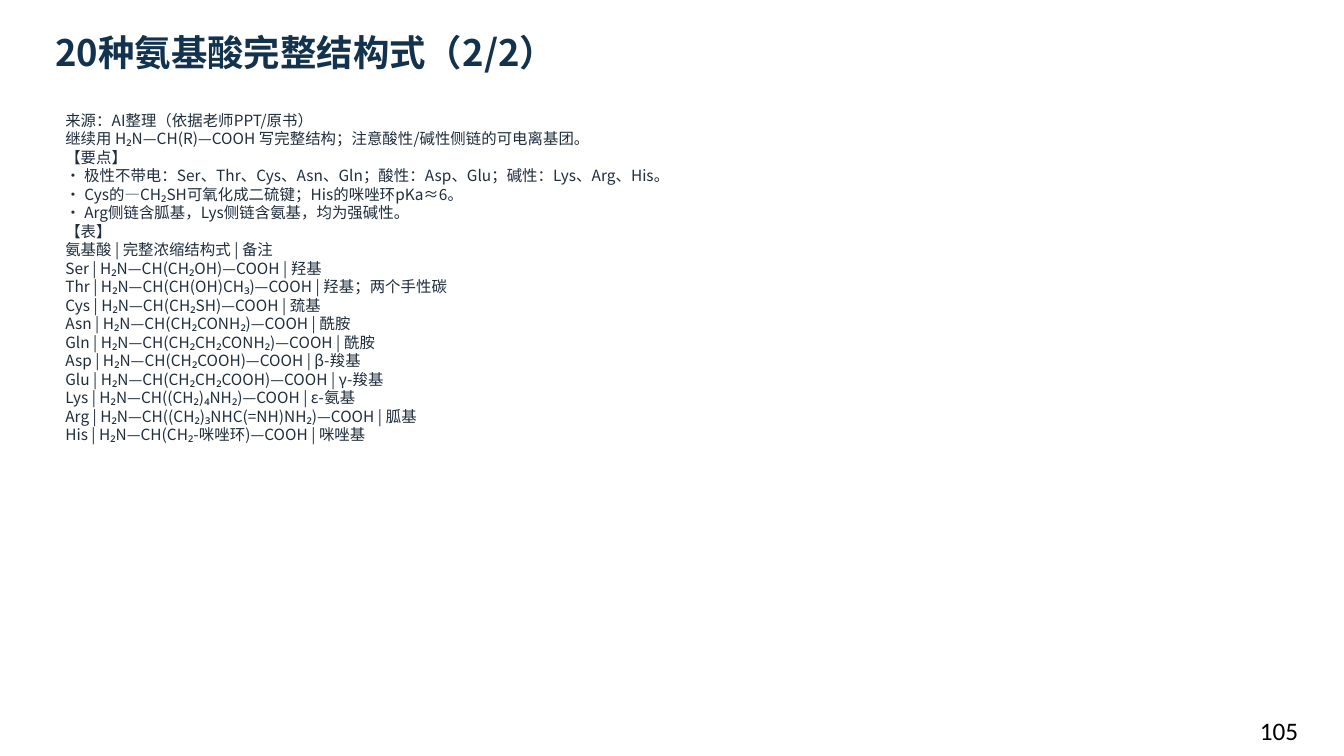
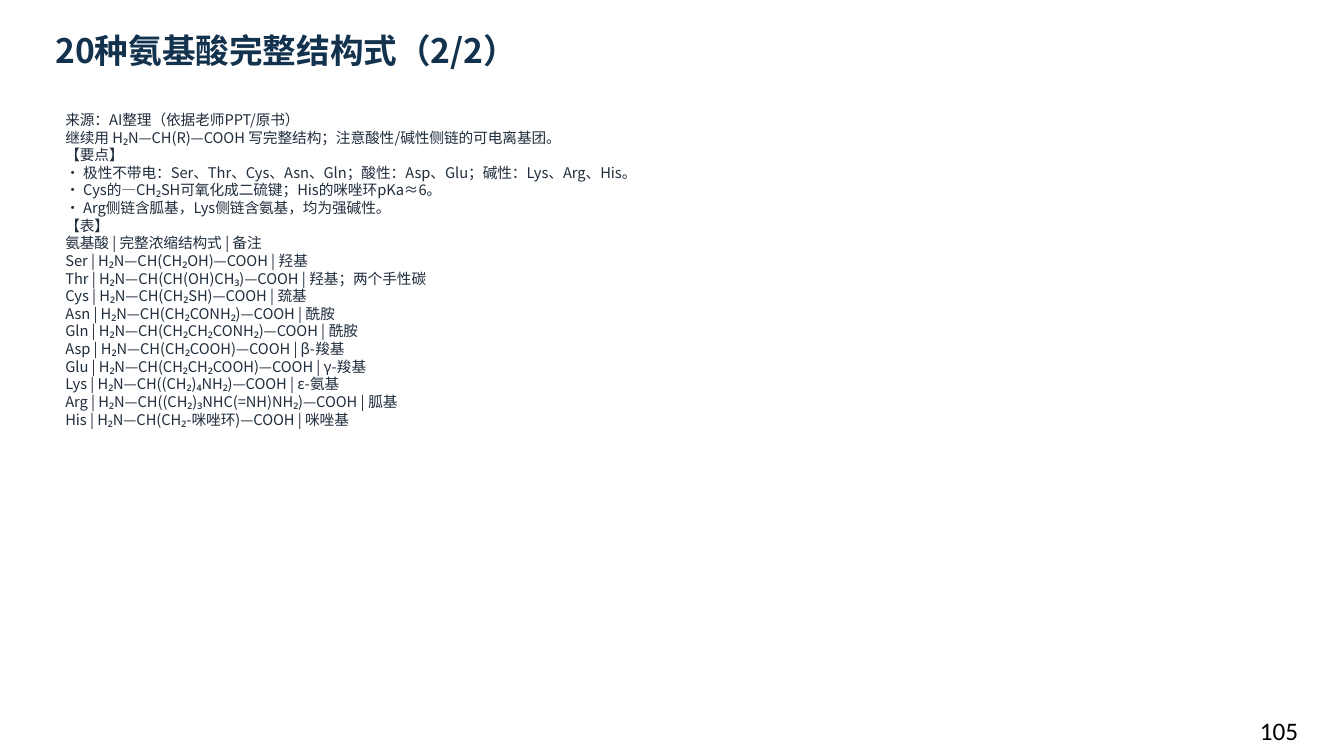
Before and after one commit to newkan-li/Biochemistry, a slide deck: slide 105 of downloads/bc02-ai-style.pptx. Drawn at 1344x756 pixels with LibreOffice and Linux fonts; fonts in the diff are those of the drawing. Boxes give left, top, right and bottom in pixels: in the first picture for what was removed or moved away, otherwise in the second. Text is boxed around its words. In the diff, an @@ line names an element or a change of style, - is before the commit and + after.

```diff
--- a/downloads/bc02-ai-style.pptx
+++ b/downloads/bc02-ai-style.pptx
@@ text "20种氨基酸完整结构式（2/2）" at (55,34,517,69): size 26 to 24 pt @@
@@ text "来源：AI整理（依据老师PPT/原书） 继续用 H₂N—CH(R)—COOH 写完整结构；注意酸性/碱性侧链的可电离基团 ..." at (65,112,636,428): size 11 to 10.5 pt @@
```
Also in this commit, not shown: 129 other slides changed, 3 slides added, 18 other files.
